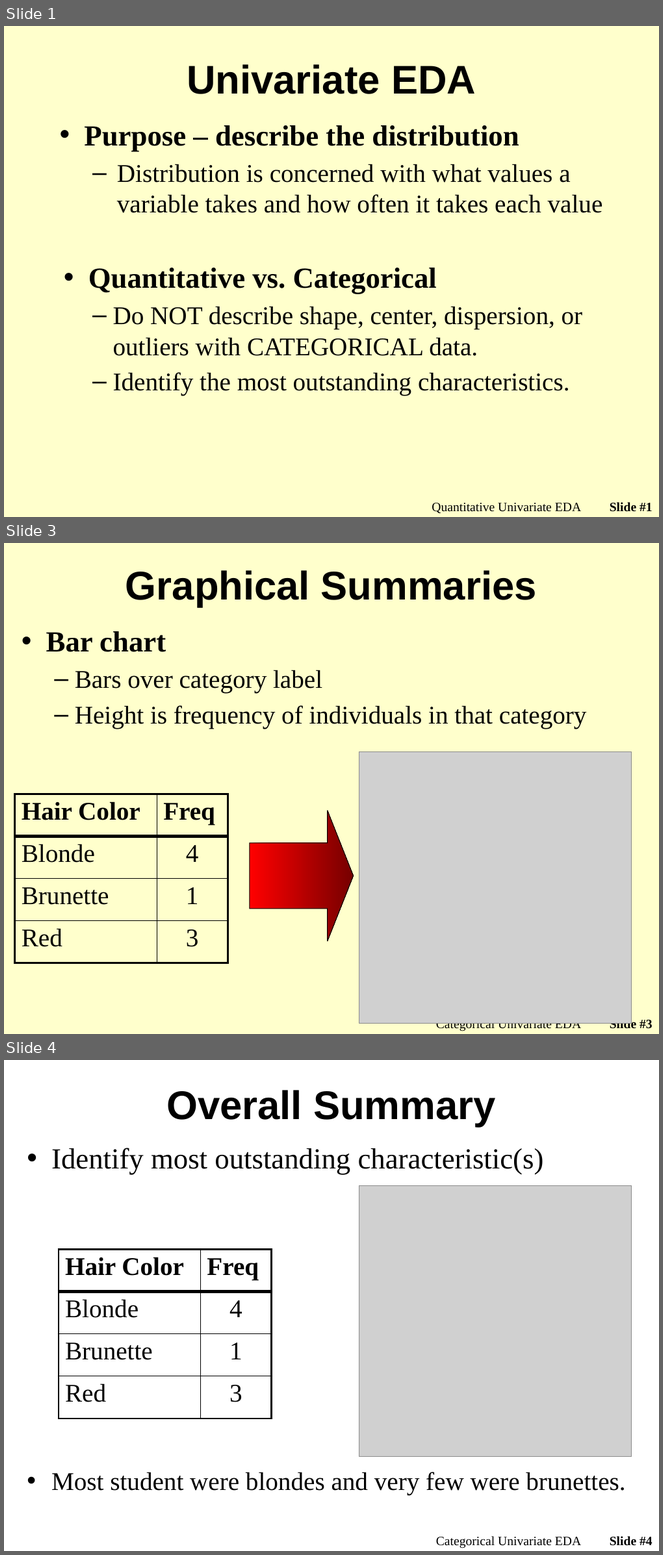
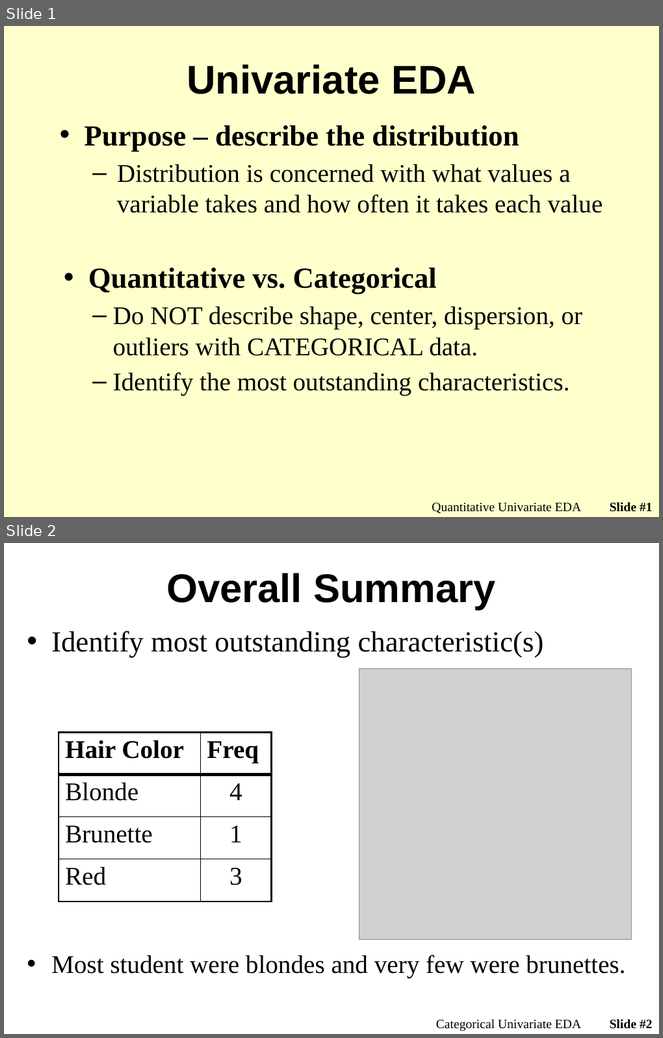
Before and after one commit to droglenc/NCMTH107, a slide deck: modules/UnivEDA_Categorical/PPT.pptx. Shown one above the other, each under a label of ours: slides 1, 3 and 4 before the commit, slides 1 and 2 after it; the slides between them are not shown. The pictures are 663x1555 and 663x1038 pixels, drawn with LibreOffice and Linux fonts; fonts in the diff are those of the drawing; grey boxes stand for pictures; background and template pictures are left out. Boxes give left, top, right and bottom in pixels: in the first picture for what was removed or moved away, otherwise in the second. Text is boxed around its words. In the diff, an @@ line names an element or a change of style, - is before the commit and + after.

Commit message:
Update UnivEda Categorical module

```diff
--- a/modules/UnivEDA_Categorical/PPT.pptx
+++ b/modules/UnivEDA_Categorical/PPT.pptx
@@ slide 3 removed at [4,543,659,1034], background picture (left out) @@
@@ title removed at [126,570,537,607] @@
-Graphical Summaries
@@ text removed at [46,631,587,728] @@
-• Bar chart
-  – Bars over category label
-  – Height is frequency of individuals in that category
@@ picture removed at [360,752,633,1023] @@
@@ table removed at [15,794,228,963], 4 rows, 2 columns @@
-Hair Color | Freq
-Blonde | 4
-Brunette | 1
-Red | 3
@@ right arrow removed at [250,810,353,941] @@
@@ text removed at [436,1023,581,1032] @@
-Categorical Univariate EDA
@@ page number removed at [610,1019,653,1032] @@
-Slide #3
@@ what was slide 4 is now slide 2 @@
@@ page number at [610,1019,653,1029]: text changed @@
-Slide #4
+Slide #2
```
Also in this commit, not shown: 2 slides changed, 6 other slides removed, 2 other files.
